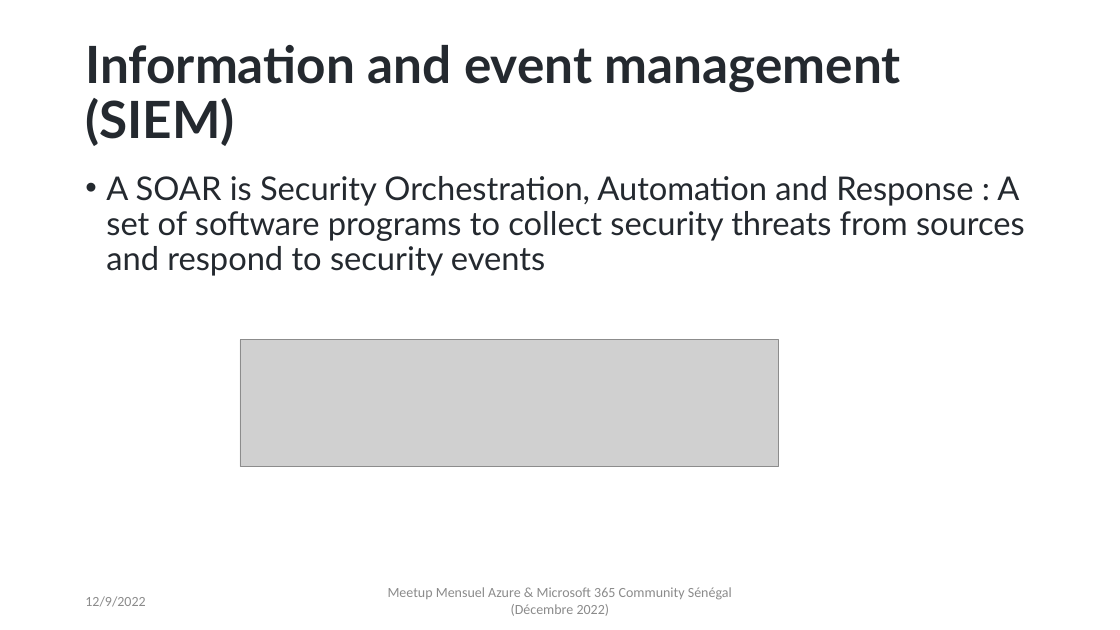
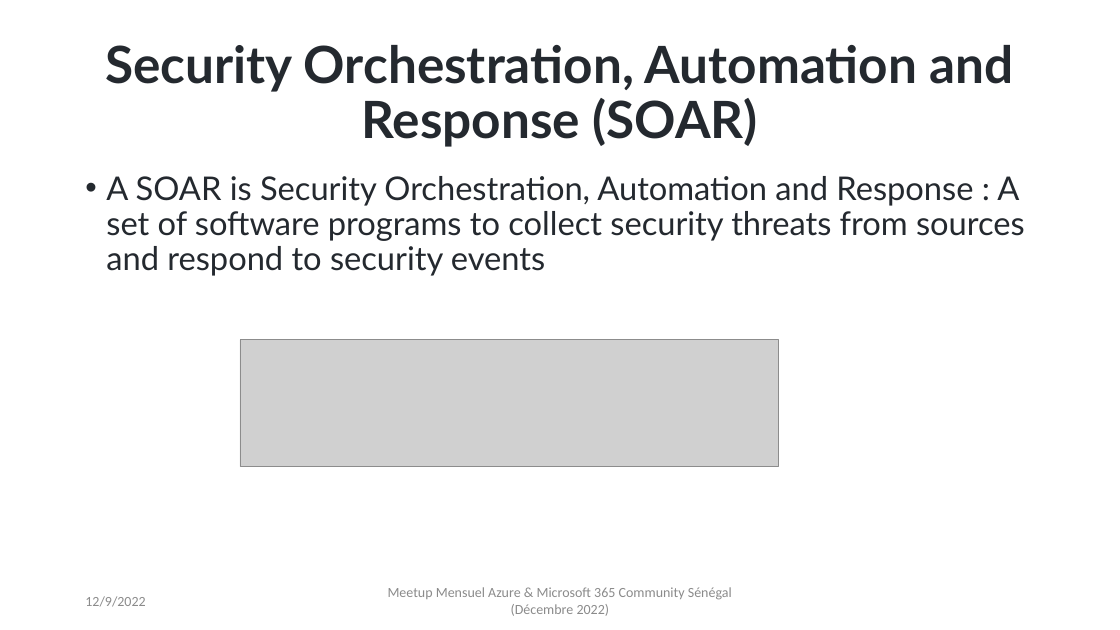
Before and after one commit to azurecorner/Meetup-Azure-Microsoft-365-Community-Microsoft-Sentinel, a slide deck: slide 4 of Presentation.pptx. Drawn at 1120x630 pixels with LibreOffice and Linux fonts; fonts in the diff are those of the drawing; grey boxes stand for pictures. Boxes give left, top, right and bottom in pixels: in the first picture for what was removed or moved away, otherwise in the second. Text is boxed around its words. In the diff, an @@ line names an element or a change of style, - is before the commit and + after.

```diff
--- a/Presentation.pptx
+++ b/Presentation.pptx
@@ title at <box>105,45,1014,147</box>: text changed @@
-Information and event management (SIEM)
+Security Orchestration, Automation and Response (SOAR)
```
Also in this commit, not shown: 2 other slides changed, 1 other file.
